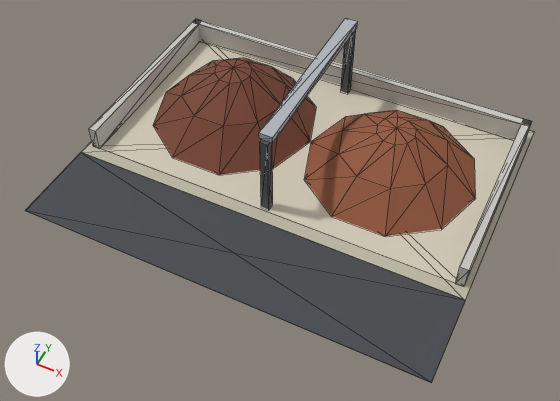
What one commit did to the glTF model public/models/site_heap_ore.glb.
One viewpoint serves both versions: a 50 mm camera at (17.1, -36.1, 41.3) aimed at (0.7, -3.4, 0.4). The lights are fixed; the arrows at lower left show +X, +Y and +Z. The picture after the commit comes second. Mesh edges are drawn as thin lines. Vertices at exactly the same position are counted once.

Script lines for the objects in view, before the commit:
```python
me_site_heap_ore = bpy.data.meshes.new('site_heap_ore')
me_site_heap_ore.from_pydata(...)  # 125 vertices, 222 faces; spans x -15.0..15.0, y -12.0..12.0, z 0.0..6.9
# faces by material slot: [12, 10, 12, 36, 58, 58, 12, 24]
me_site_heap_ore.materials.append(mat_asphalt)  # dark grey #45484d
me_site_heap_ore.materials.append(mat_pad)  # grey #bdb8a6
me_site_heap_ore.materials.append(mat_gravel)  # pale yellow #d3cbb9
me_site_heap_ore.materials.append(mat_concrete)  # light grey #c8c6c0
me_site_heap_ore.materials.append(mat_ore_pile)  # brown #7a4532
me_site_heap_ore.materials.append(mat_ore_pile2)  # brown #94573b
me_site_heap_ore.materials.append(mat_ind_steel)  # grey #b0b5bc
me_site_heap_ore.materials.append(mat_ind_dark)  # dark grey #55595e
ob_site_heap_ore = bpy.data.objects.new('site_heap_ore', me_site_heap_ore)
ob_site_heap_ore.location = (0.0, 0.0, 0.0)
```
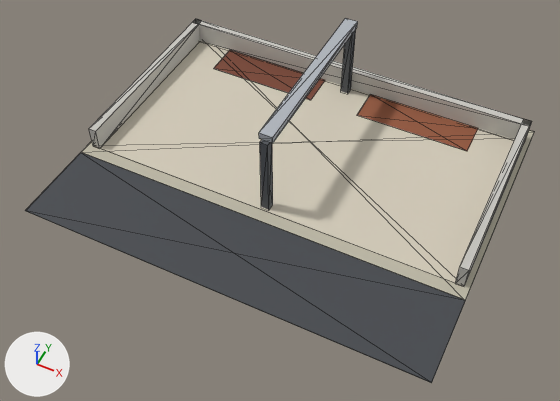
The edits, one by one:
me_site_heap_ore is used by ob_site_heap_ore; location (0.0, 0.0, 0.0).
me_site_heap_ore had 125 vertices, 222 faces and spanned x -15.0..15.0, y -12.0..12.0, z 0.0..6.9.
me_site_heap_ore now has 80 vertices, 130 faces and spans x -15.0..15.0, y -12.0..12.0, z 0.0..6.9.
me_site_heap_ore part 1: a new loose piece, a box spanning x -11.0..-2.0, y 7.6..10.4, z 0.09..0.11, in mat_ore_pile (brown #7a4532).
me_site_heap_ore part 2: a new loose piece, a box spanning x 2.0..11.0, y 7.6..10.4, z 0.09..0.11, in mat_ore_pile2 (brown #94573b).
me_site_heap_ore part 3: the loose piece of 61 vertices spanning x -13.0..13.0, y -2.9..9.4, z 0.1..4.9 is deleted.

Changed parts and their boxes [x1, y1, x2, y2] in the pictures (560 x 401 px):
part 1 of me_site_heap_ore, added (brown)
    after: [214, 50, 325, 100]
part 2 of me_site_heap_ore, added (brown)
    after: [357, 94, 478, 151]
part 3 of me_site_heap_ore, deleted (brown)
    before: [153, 58, 475, 236]
